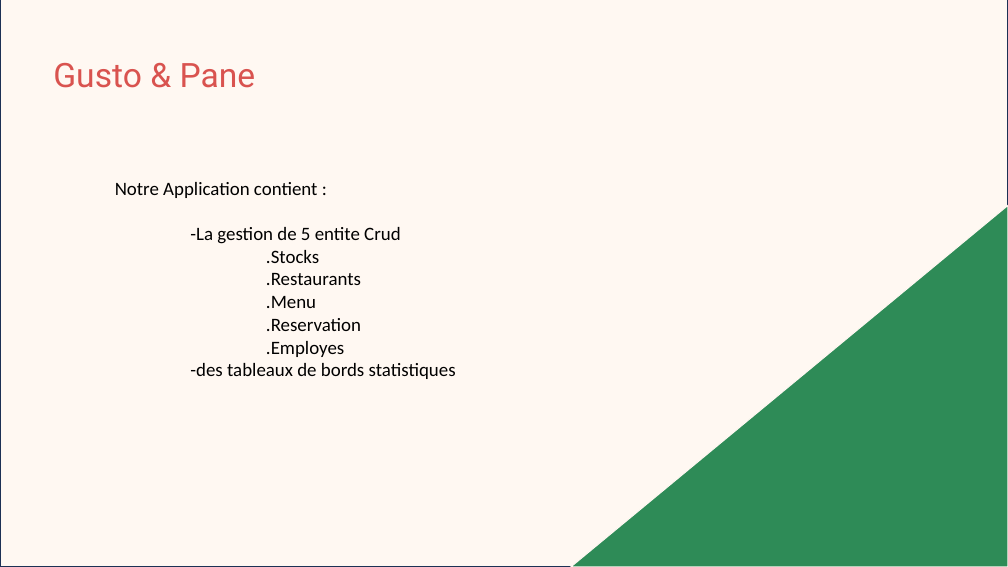
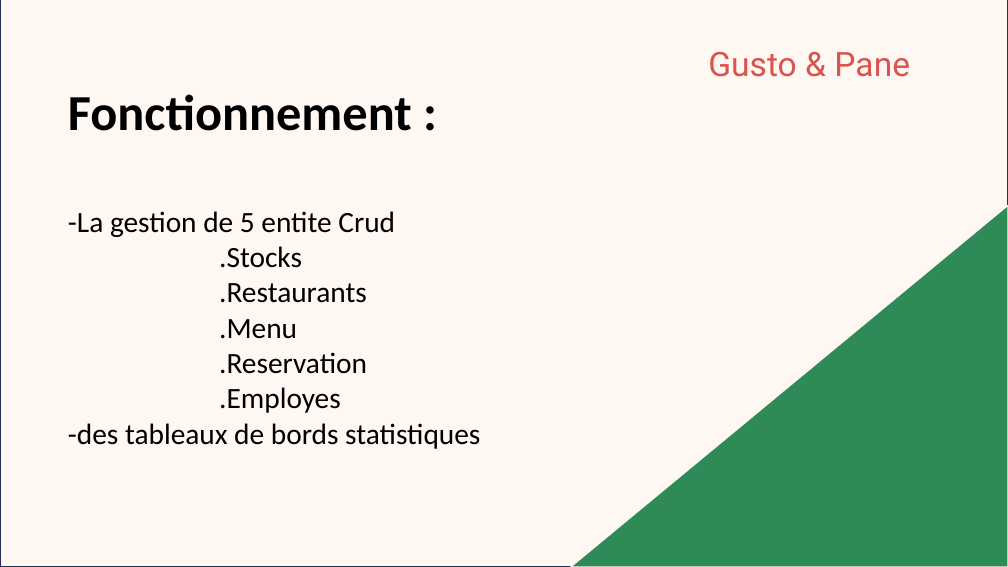
Before and after one commit to anaskablaoui/Gusto-pane, a slide deck: slide 6 of Présentation1.pptx (slide 4 before the commit). Drawn at 1008x567 pixels with LibreOffice and Linux fonts; fonts in the diff are those of the drawing. Boxes give left, top, right and bottom in pixels: in the first picture for what was removed or moved away, otherwise in the second. Text is boxed around its words. In the diff, an @@ line names an element or a change of style, - is before the commit and + after.

```diff
--- a/Présentation1.pptx
+++ b/Présentation1.pptx
@@ text "Gusto & Pane": place and size @@
-text "Gusto & Pane" at [53, 63, 256, 88]
+text "Gusto & Pane" at [708, 52, 910, 77]
@@ text added at [68, 94, 412, 131], 48 pt, text #000000, bold @@
+Fonctionnement :
@@ text "-La gestion de 5 entite ...": place and size @@
-text "-La gestion de 5 entite ..." at [115, 182, 456, 379]
+text "-La gestion de 5 entite ..." at [68, 211, 480, 449]
@@ text "-La gestion de 5 entite ..." at [68, 211, 480, 449]: size 18 to 28 pt @@
@@ text at [115, 182, 318, 198]: paragraph removed @@
-Notre Application contient :
```
Also in this commit, not shown: 6 other slides changed, 4 slides added, 1 slide removed.
